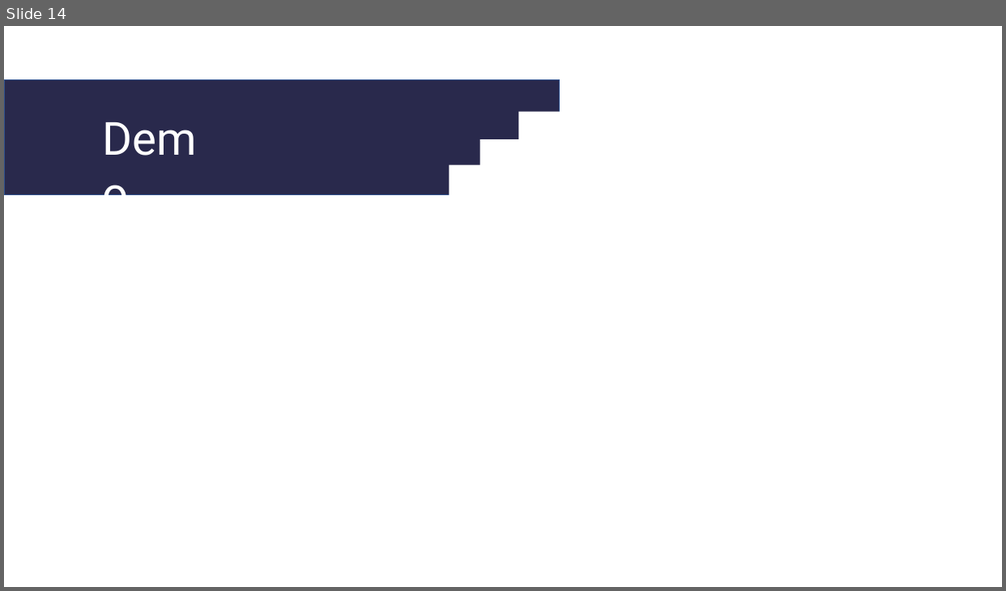
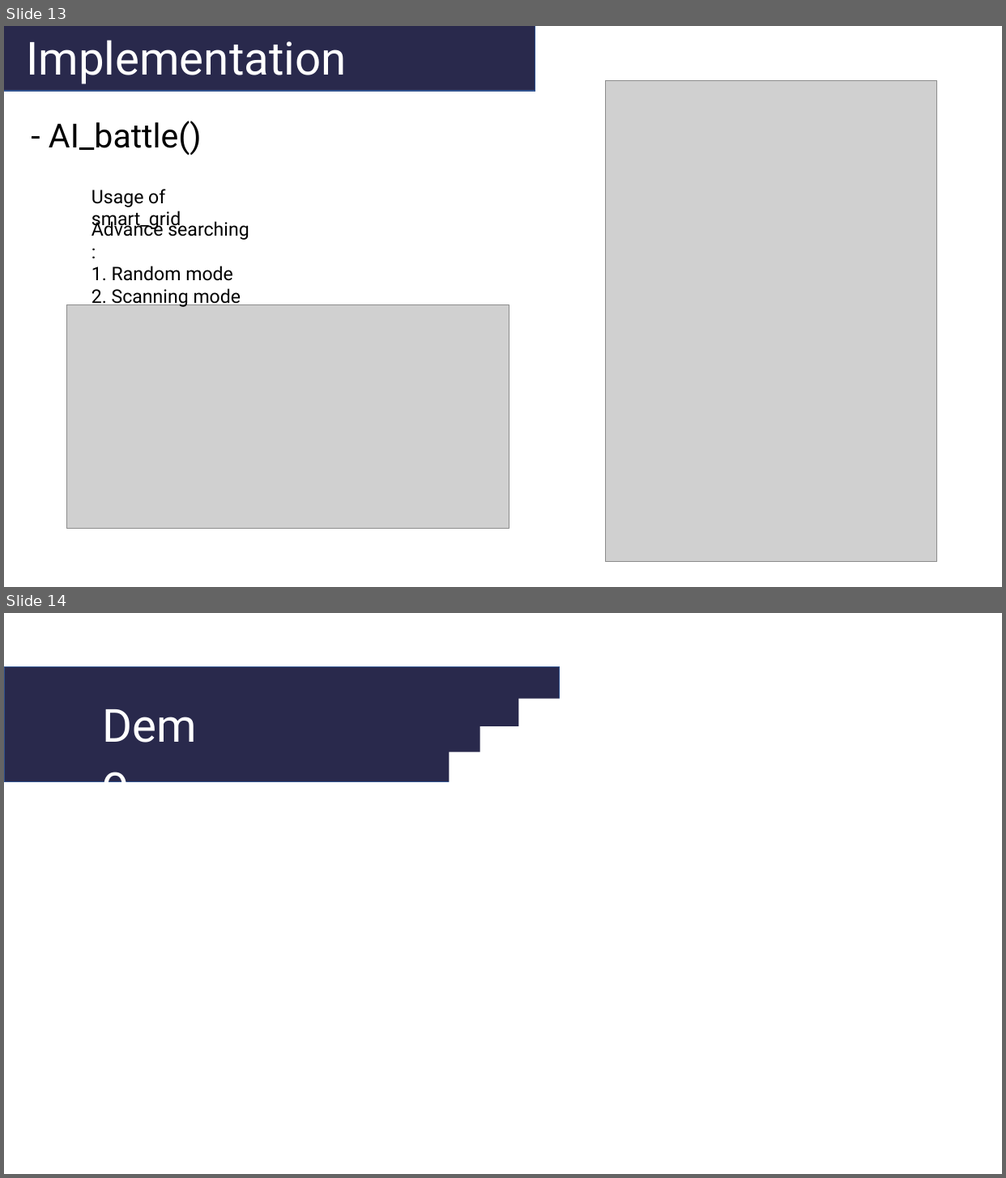
Before and after one commit to chenshih881001/Missouri, a slide deck: Missouri PPT.pptx. Shown one above the other, each under a label of ours: slide 14 before the commit, slides 13 and 14 after it. The pictures are 1006x591 and 1006x1178 pixels, drawn with LibreOffice and Linux fonts; fonts in the diff are those of the drawing; grey boxes stand for pictures. Boxes give left, top, right and bottom in pixels: in the first picture for what was removed or moved away, otherwise in the second. Text is boxed around its words. In the diff, an @@ line names an element or a change of style, - is before the commit and + after.

```diff
--- a/Missouri PPT.pptx
+++ b/Missouri PPT.pptx
@@ slide 13 added at [4,26,1002,587], background #FFFFFF @@
@@ rectangle added at [4,26,535,91], fill #29294C, outline #325491 1 pt @@
@@ text added at [19,26,359,88], 44 pt, text #FFFFFF @@
+Implementations
@@ picture added at [606,80,937,562] @@
@@ text added at [49,121,202,156], 32 pt, text #000000 @@
+- AI_battle()
@@ rectangle added at [84,144,197,257], outline #FFFFFF 4.5 pt @@
@@ rectangle added at [266,144,379,257], outline #FFFFFF 4.5 pt @@
@@ text added at [91,189,181,230], 18 pt, text #000000 @@
+Usage of smart_grid
@@ text added at [91,219,249,307], 18 pt, text #000000 @@
+Advance searching :
+1. Random mode
+2. Scanning mode
@@ picture added at [67,305,509,529] @@
```
Also in this commit, not shown: 6 slides changed, 1 slide removed, 1 other file.
